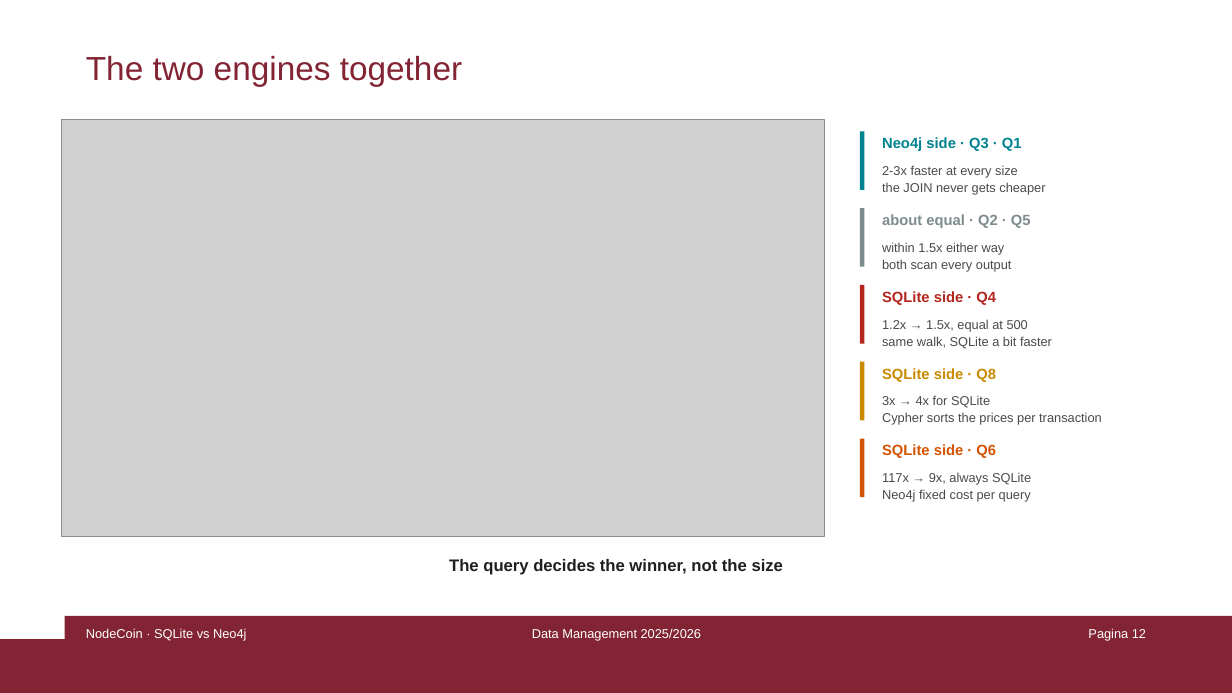
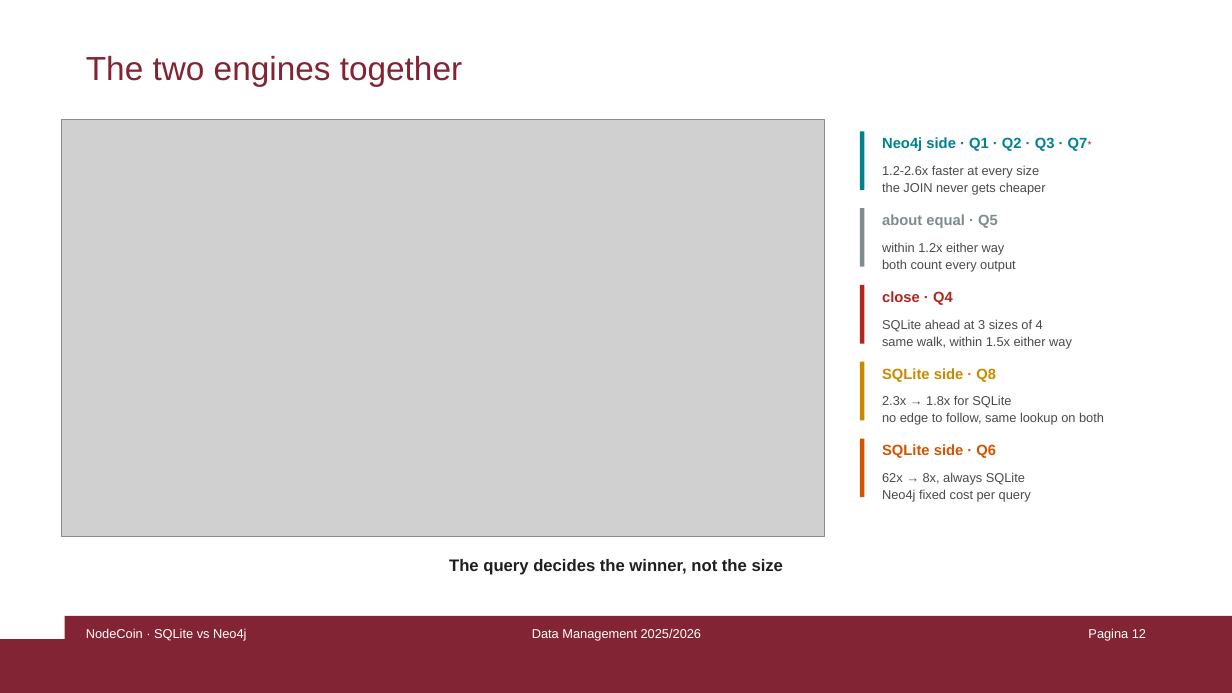
Before and after one commit to damspada/graph-relational-bitcoin-analyzer-project, a slide deck: slide 12 of presentation/NodeCoin - Damiano Spadaccini.pptx. Drawn at 1232x693 pixels with LibreOffice and Linux fonts; fonts in the diff are those of the drawing; grey boxes stand for pictures. Boxes give left, top, right and bottom in pixels: in the first picture for what was removed or moved away, otherwise in the second. Text is boxed around its words. In the diff, an @@ line names an element or a change of style, - is before the commit and + after.

```diff
--- a/presentation/NodeCoin - Damiano Spadaccini.pptx
+++ b/presentation/NodeCoin - Damiano Spadaccini.pptx
@@ text at (x1=882, y1=137, x2=1088, y2=151): text changed @@
-Neo4j side · Q3 · Q1
+Neo4j side · Q1 · Q2 · Q3 · Q7*
@@ text at (x1=882, y1=165, x2=1039, y2=178): text changed @@
-2-3x faster at every size
+1.2-2.6x faster at every size
@@ text at (x1=882, y1=214, x2=998, y2=228): text changed @@
-about equal · Q2 · Q5
+about equal · Q5
@@ text at (x1=882, y1=242, x2=1016, y2=272): text changed @@
-within 1.5x either way
-both scan every output
+within 1.2x either way
+both count every output
@@ text at (x1=882, y1=291, x2=953, y2=305): text changed @@
-SQLite side · Q4
+close · Q4
@@ text at (x1=882, y1=319, x2=1072, y2=348): text changed @@
-1.2x → 1.5x, equal at 500
-same walk, SQLite a bit faster
+SQLite ahead at 3 sizes of 4
+same walk, within 1.5x either way
@@ text at (x1=882, y1=395, x2=1104, y2=425): text changed @@
-3x → 4x for SQLite
-Cypher sorts the prices per transaction
+2.3x → 1.8x for SQLite
+no edge to follow, same lookup on both
@@ text at (x1=882, y1=472, x2=1025, y2=485): text changed @@
-117x → 9x, always SQLite
+62x → 8x, always SQLite
```
Also in this commit, not shown: 9 other slides changed, 27 other files.
